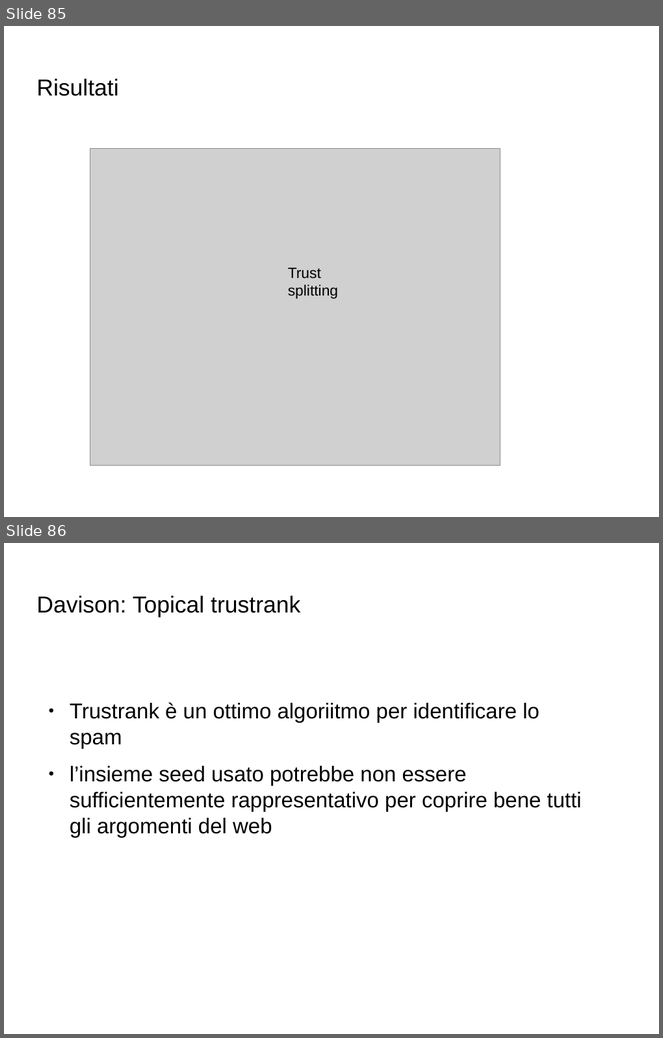
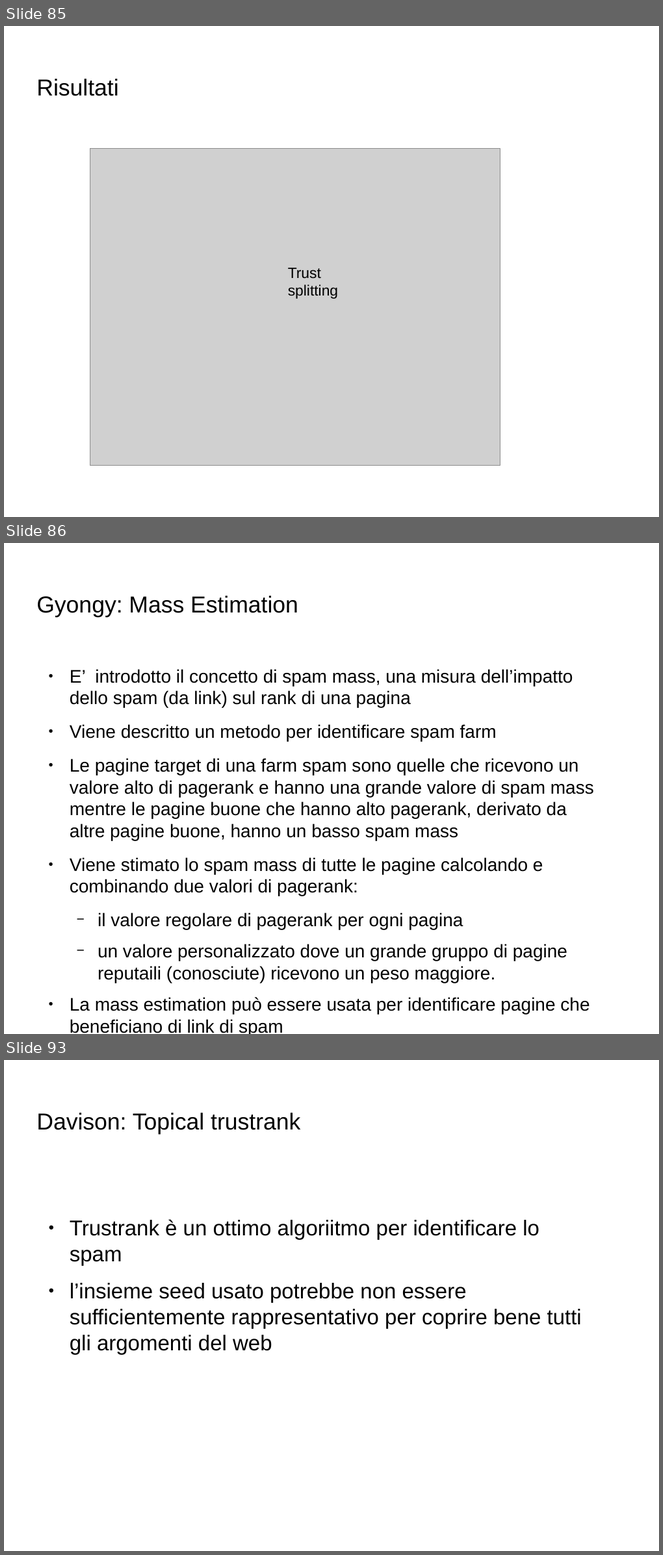
Before and after one commit to Toolanto/presentation, a slide deck: presentazione.odp. Shown one above the other, each under a label of ours: slides 85 and 86 before the commit, slides 85, 86 and 93 after it; the slides between them are not shown. The pictures are 663x1038 and 663x1555 pixels, drawn with LibreOffice and Linux fonts; fonts in the diff are those of the drawing; grey boxes stand for pictures; background and template pictures are left out. Boxes give left, top, right and bottom in pixels: in the first picture for what was removed or moved away, otherwise in the second. Text is boxed around its words. In the diff, an @@ line names an element or a change of style, - is before the commit and + after.

Commit message:
add mass estimation

```diff
--- a/presentazione.odp
+++ b/presentazione.odp
@@ slide 86 added at [4, 543, 659, 1034], background picture (left out) @@
@@ title added at [36, 596, 298, 618], 28 pt, text #000000 @@
+Gyongy: Mass Estimation
@@ text added at [70, 669, 594, 1034], 22.1 pt, text #000000 @@
+● E’ introdotto il concetto di spam mass, una misura dell’impatto dello spam (da link) sul rank di una pagina
+● Viene descritto un metodo per identificare spam farm
+● Le pagine target di una farm spam sono quelle che ricevono un valore alto di pagerank e hanno una grande valore di spam mass mentre le pagine buone che hanno alto pagerank, derivato da altre pagine buone, hanno un basso spam mass
+● Viene stimato lo spam mass di tutte le pagine calcolando e combinando due valori di pagerank:
+  − il valore regolare di pagerank per ogni pagina
+  − un valore personalizzato dove un grande gruppo di pagine reputaili (conosciute) ricevono un peso maggiore.
+● La mass estimation può essere usata per identificare pagine che beneficiano di link di spam
@@ what was slide 86 is now slide 93 @@
```
Also in this commit, not shown: 1 slide changed, 6 other slides added.
